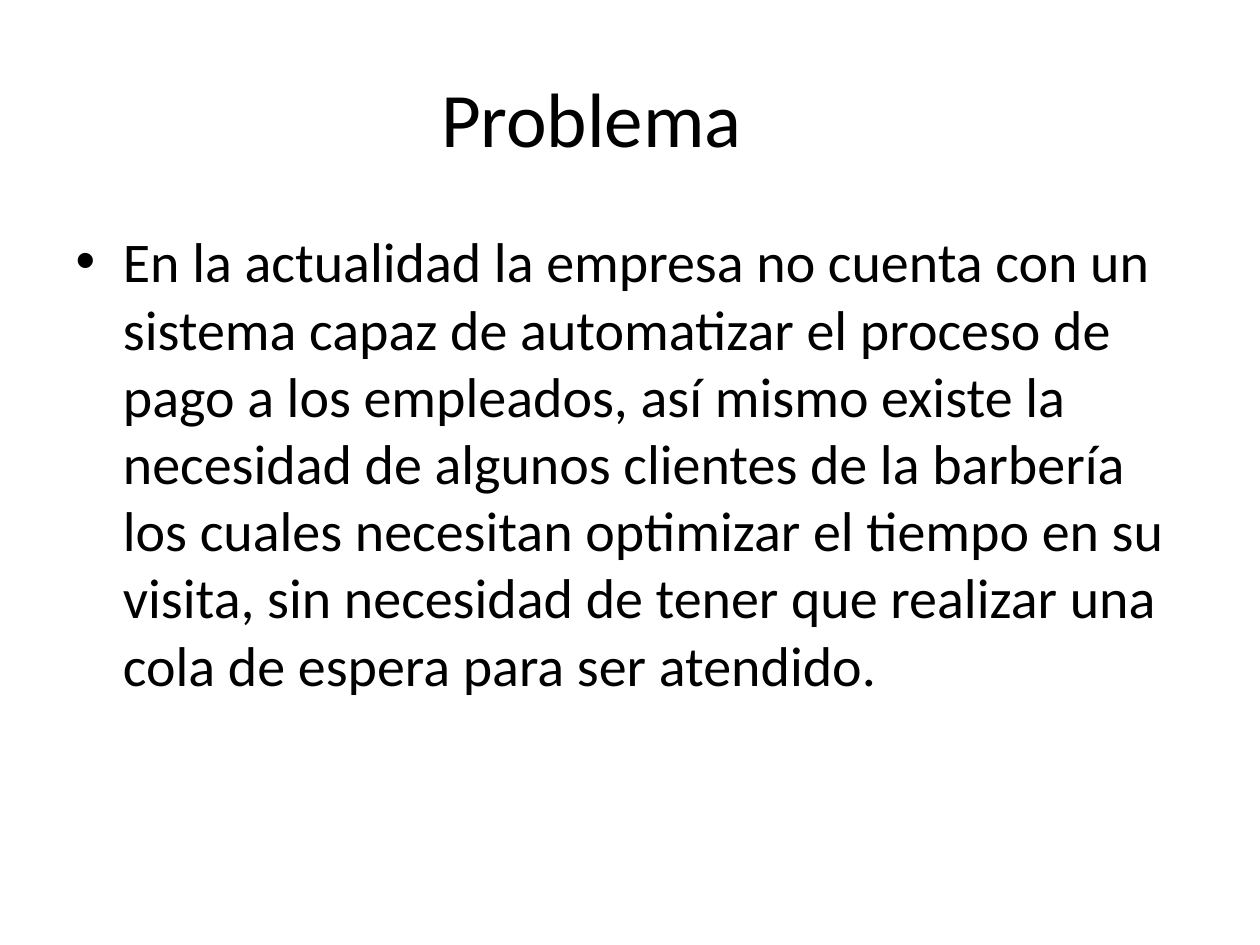
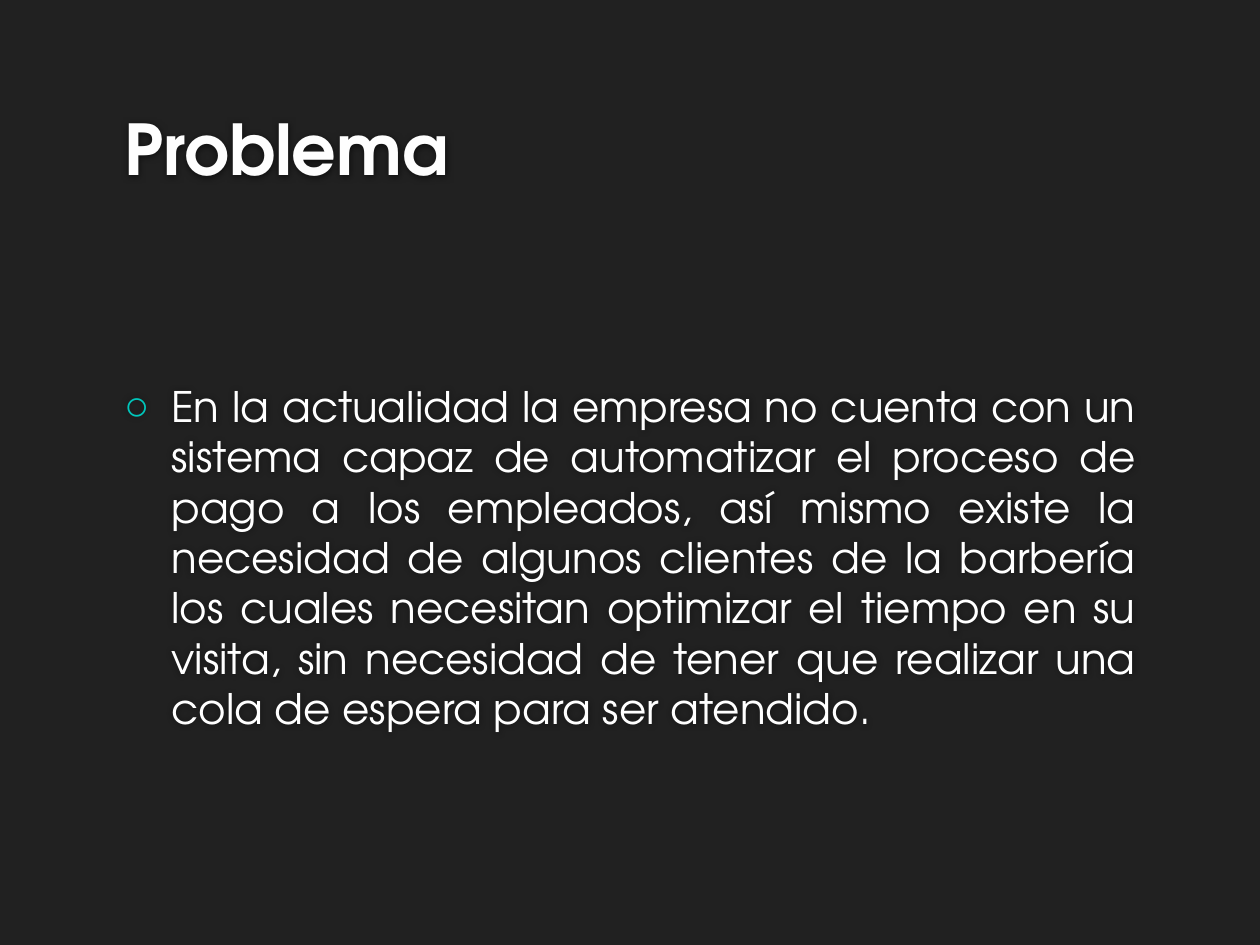
Before and after one commit to esalazarmasaya/BarbersAtService, a slide deck: slide 5 of Presentación Barbers at Service.pptx. Drawn at 1260x945 pixels with LibreOffice and Linux fonts; fonts in the diff are those of the drawing; background and template pictures are left out. Boxes give left, top, right and bottom in pixels: in the first picture for what was removed or moved away, otherwise in the second. Text is boxed around its words. In the diff, an @@ line names an element or a change of style, - is before the commit and + after.

```diff
--- a/Presentación Barbers at Service.pptx
+++ b/Presentación Barbers at Service.pptx
@@ background #FFFFFF to #212121 @@
@@ title "Problema" moved from (x1=441, y1=93, x2=742, y2=148) to (x1=124, y1=123, x2=448, y2=176) @@
@@ title "Problema" at (x1=124, y1=123, x2=448, y2=176): size 44 to 40 pt, font Calibri to TeX Gyre Adventor, text colour #000000 to #FEFEFE, bold on; alignment centre to left; vertical alignment middle to bottom @@
@@ text "En la actualidad la empresa ..." moved from (x1=123, y1=243, x2=1163, y2=695) to (x1=171, y1=391, x2=1136, y2=732) @@
@@ text "En la actualidad la empresa ..." at (x1=171, y1=391, x2=1136, y2=732): size 32 to 24 pt, font Calibri to TeX Gyre Adventor, text colour #000000 to #FFFFFF; alignment left to justified; bullet • to ○; more space between paragraphs; vertical alignment top to middle @@
```
Also in this commit, not shown: 5 other slides changed, 9 slides added, 8 other files.
